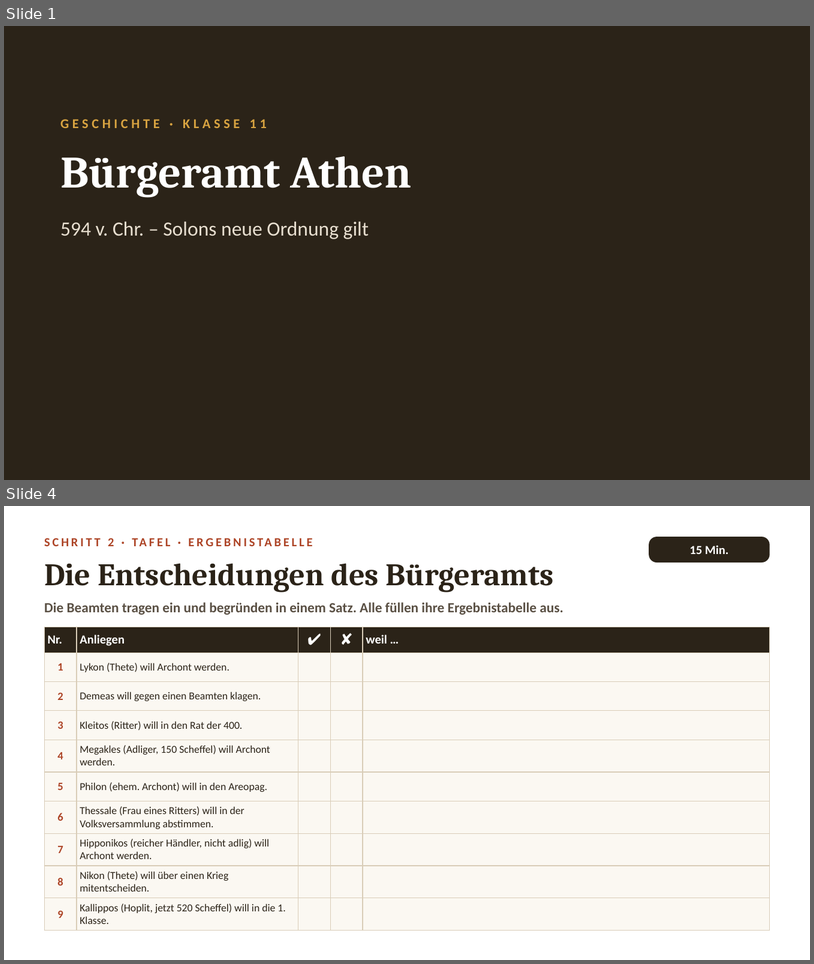
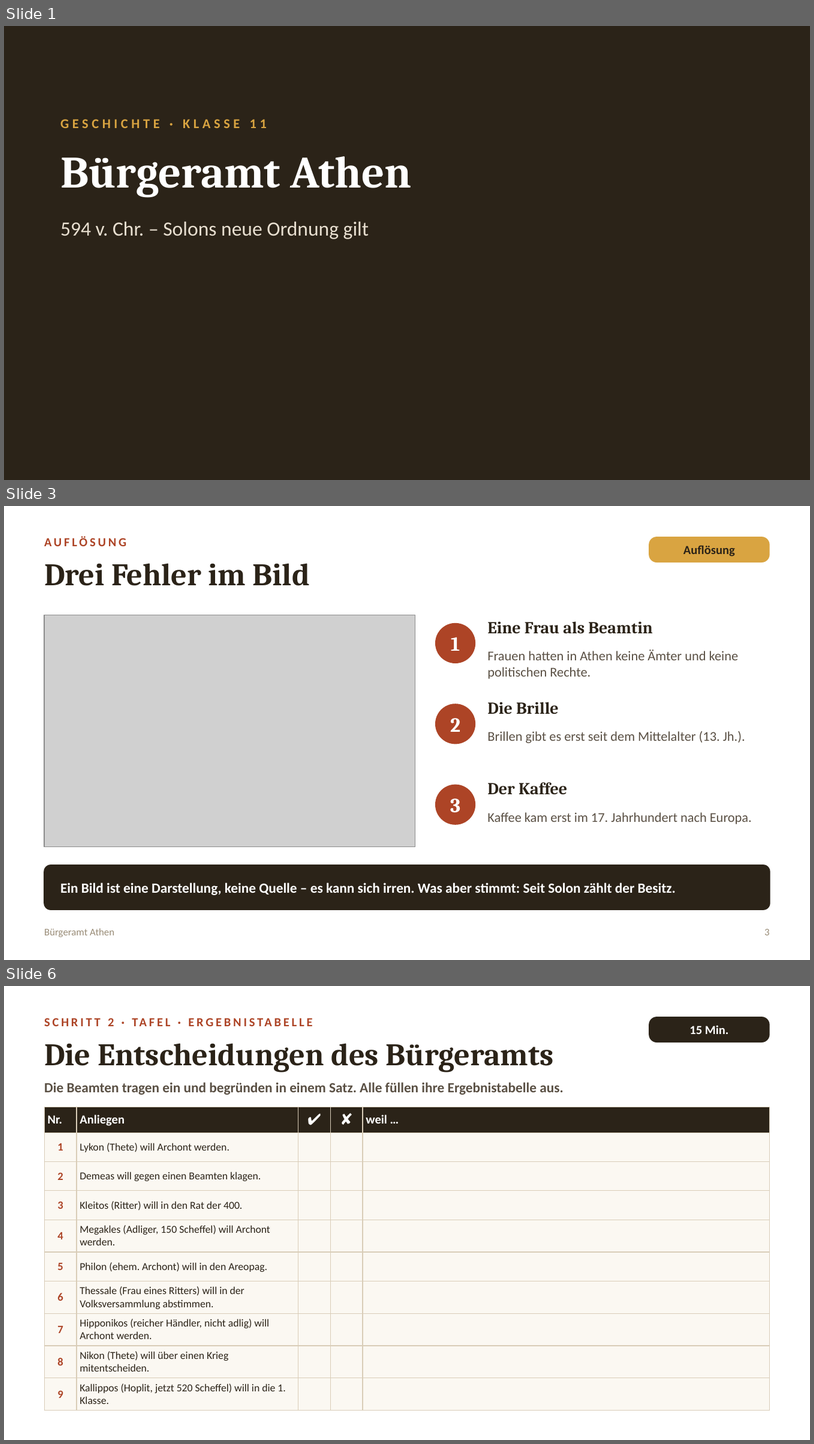
Before and after one commit to golzkonstantin-gif/Schule, a slide deck: Geschichte_11/Stunde_Buergeramt_Athen/Folien_Buergeramt_Athen.pptx. Shown one above the other, each under a label of ours: slides 1 and 4 before the commit, slides 1, 3 and 6 after it; the slides between them are not shown. The pictures are 814x964 and 814x1444 pixels, drawn with LibreOffice and Linux fonts; fonts in the diff are those of the drawing; grey boxes stand for pictures. Boxes give left, top, right and bottom in pixels: in the first picture for what was removed or moved away, otherwise in the second. Text is boxed around its words. In the diff, an @@ line names an element or a change of style, - is before the commit and + after.

```diff
--- a/Geschichte_11/Stunde_Buergeramt_Athen/Folien_Buergeramt_Athen.pptx
+++ b/Geschichte_11/Stunde_Buergeramt_Athen/Folien_Buergeramt_Athen.pptx
@@ slide 3 added at bbox=[4, 506, 810, 960], background #FFFFFF @@
@@ text added at bbox=[44, 536, 126, 546], 11 pt, text #AD4426, bold @@
+AUFLÖSUNG
@@ rounded rectangle added at bbox=[649, 537, 770, 562], fill #D9A441, 11 pt, text #2B2318, bold @@
+Auflösung
@@ text added at bbox=[44, 563, 310, 586], 28 pt, text #2B2318, bold @@
+Drei Fehler im Bild
@@ picture added at bbox=[44, 615, 415, 847] @@
@@ ellipse added at bbox=[435, 623, 476, 663], fill #AD4426, 18 pt, text #FFFFFF, bold @@
+1
@@ text added at bbox=[488, 621, 653, 634], 15 pt, text #2B2318, bold @@
+Eine Frau als Beamtin
@@ text added at bbox=[488, 649, 739, 679], 12 pt, text #5A5044 @@
+Frauen hatten in Athen keine Ämter und keine politischen Rechte.
@@ ellipse added at bbox=[435, 703, 476, 744], fill #AD4426, 18 pt, text #FFFFFF, bold @@
+2
@@ text added at bbox=[488, 702, 559, 714], 15 pt, text #2B2318, bold @@
+Die Brille
@@ text added at bbox=[488, 731, 746, 743], 12 pt, text #5A5044 @@
+Brillen gibt es erst seit dem Mittelalter (13. Jh.).
@@ ellipse added at bbox=[435, 784, 476, 825], fill #AD4426, 18 pt, text #FFFFFF, bold @@
+3
@@ text added at bbox=[488, 782, 567, 795], 15 pt, text #2B2318, bold @@
+Der Kaffee
@@ text added at bbox=[488, 812, 752, 824], 12 pt, text #5A5044 @@
+Kaffee kam erst im 17. Jahrhundert nach Europa.
@@ rounded rectangle added at bbox=[44, 865, 770, 909], fill #2B2318, outline #2B2318 1 pt @@
@@ text added at bbox=[60, 882, 676, 895], 12.5 pt, text #FFFFFF, bold @@
+Ein Bild ist eine Darstellung, keine Quelle – es kann sich irren. Was aber stimmt: Seit Solon zählt der Besitz.
@@ text added at bbox=[44, 928, 114, 937], 9 pt, text #998C77 @@
+Bürgeramt Athen
@@ text added at bbox=[765, 928, 770, 935], 9 pt, text #998C77 @@
+3
@@ what was slide 4 is now slide 6 @@
```
Also in this commit, not shown: 4 slides changed, 1 other slide added, 1 other file.
